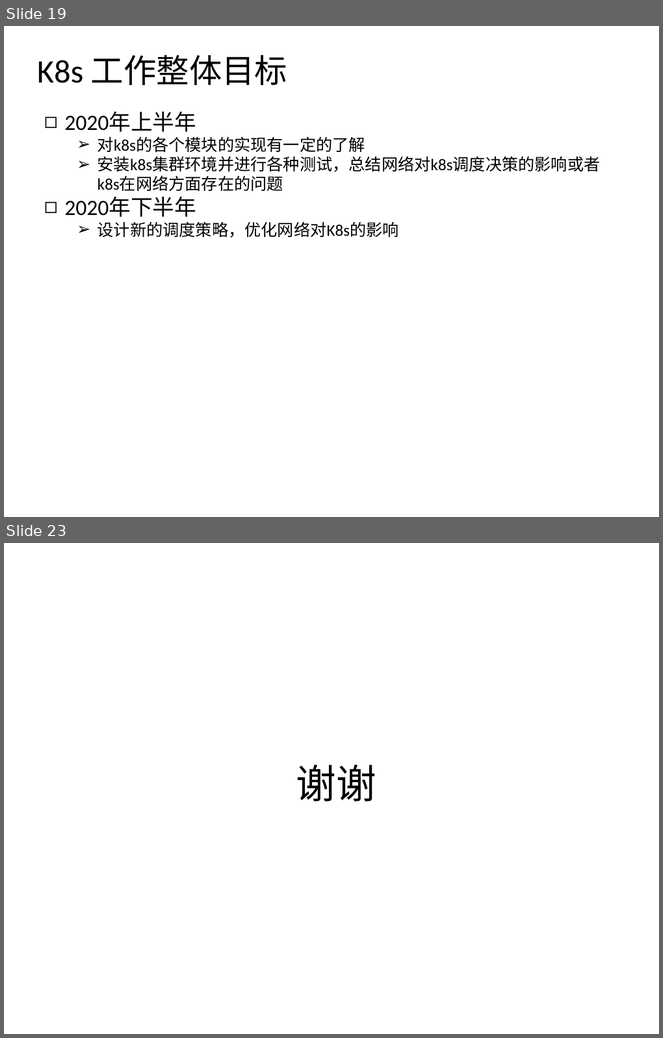
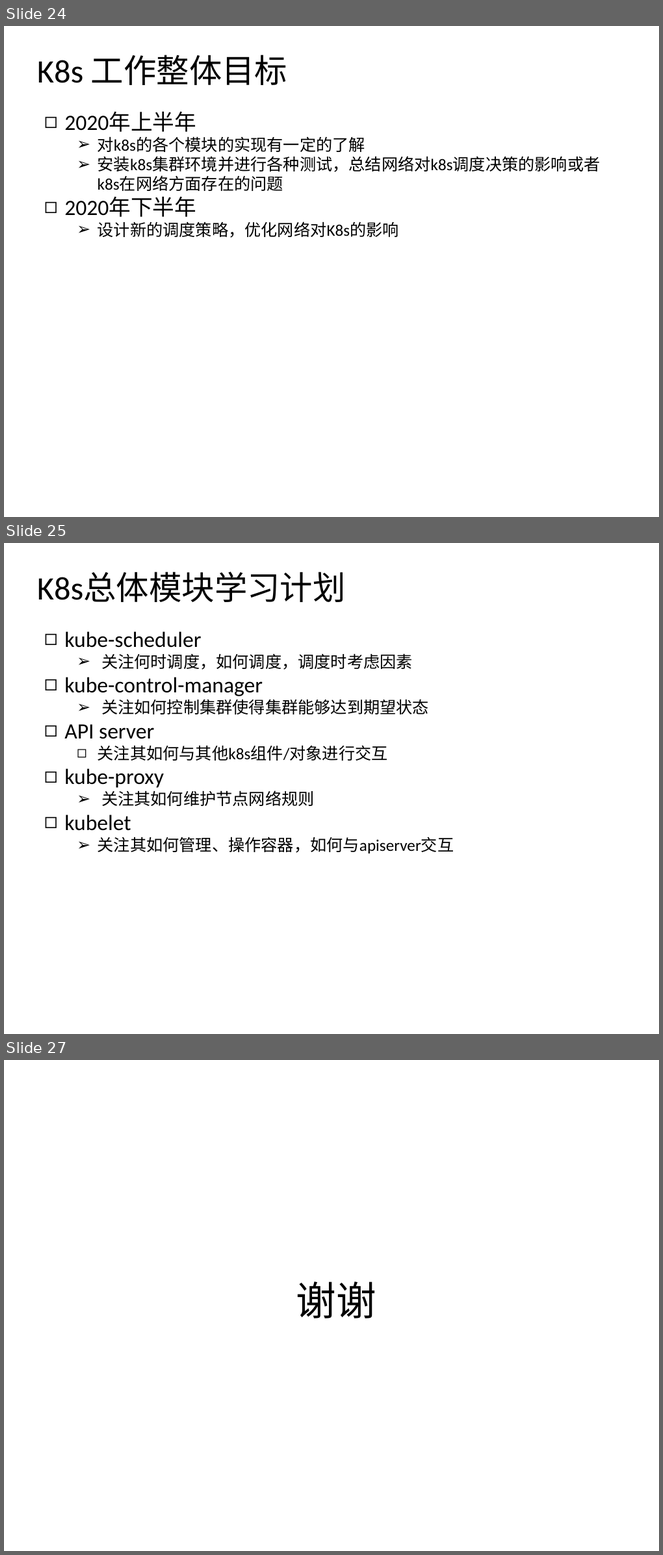
Before and after one commit to csluluyao/k8s_research, a slide deck: k8s_week1.pptx. Shown one above the other, each under a label of ours: slides 19 and 23 before the commit, slides 24, 25 and 27 after it; the slides between them are not shown. The pictures are 663x1038 and 663x1555 pixels, drawn with LibreOffice and Linux fonts; fonts in the diff are those of the drawing. Boxes give left, top, right and bottom in pixels: in the first picture for what was removed or moved away, otherwise in the second. Text is boxed around its words. In the diff, an @@ line names an element or a change of style, - is before the commit and + after.

```diff
--- a/k8s_week1.pptx
+++ b/k8s_week1.pptx
@@ slide 25 added at <box>4,543,659,1034</box>, background #FFFFFF @@
@@ text added at <box>37,572,346,602</box>, 36 pt, text #000000 @@
+K8s总体模块学习计划
@@ text added at <box>64,631,454,854</box>, 18 pt, text #000000 @@
+◻ kube-scheduler
+  ➢ 关注何时调度，如何调度，调度时考虑因素
+◻ kube-control-manager
+  ➢ 关注如何控制集群使得集群能够达到期望状态
+◻ API server
+  ◻ 关注其如何与其他k8s组件/对象进行交互
+◻ kube-proxy
+  ➢ 关注其如何维护节点网络规则
+◻ kubelet
+  ➢ 关注其如何管理、操作容器，如何与apiserver交互
@@ what was slide 19 is now slide 24 @@
@@ what was slide 23 is now slide 27 @@
```
Also in this commit, not shown: 9 slides changed, 5 other slides added, 2 slides removed, 2 other files.
